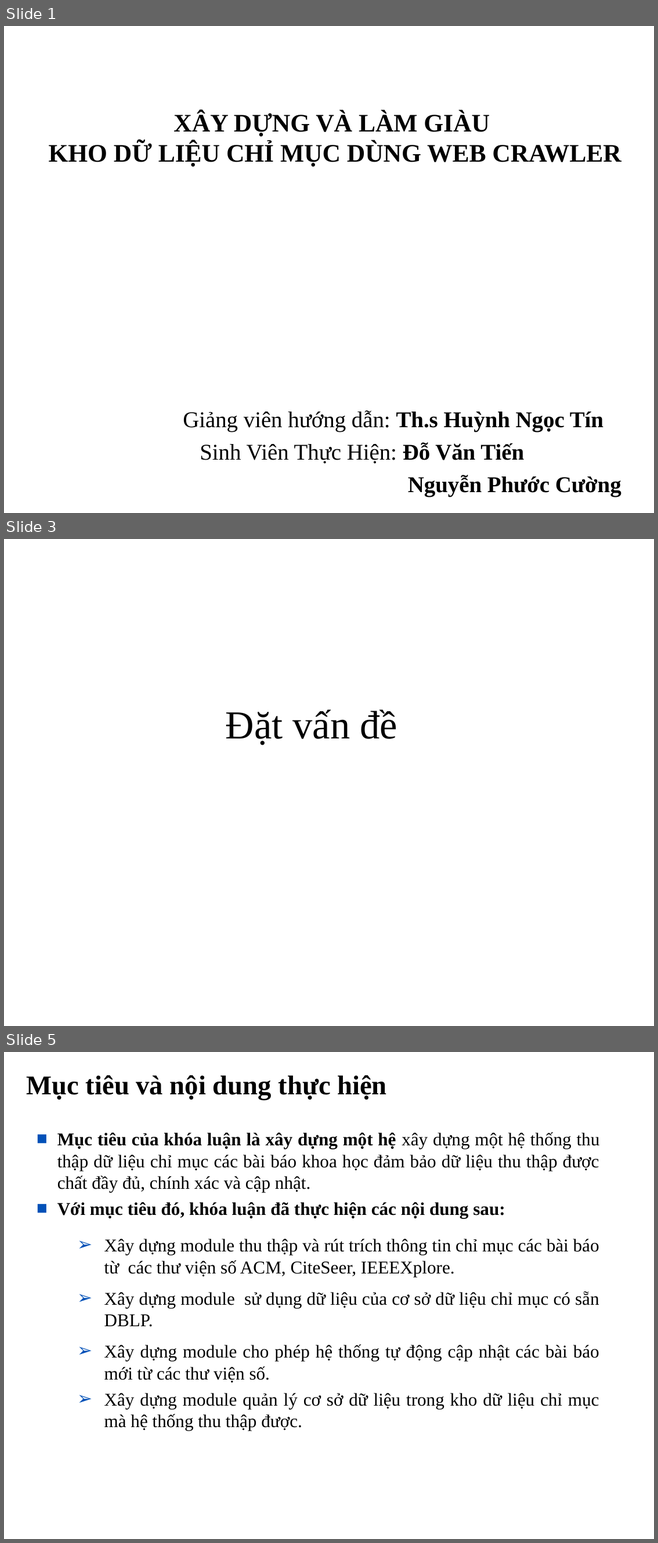
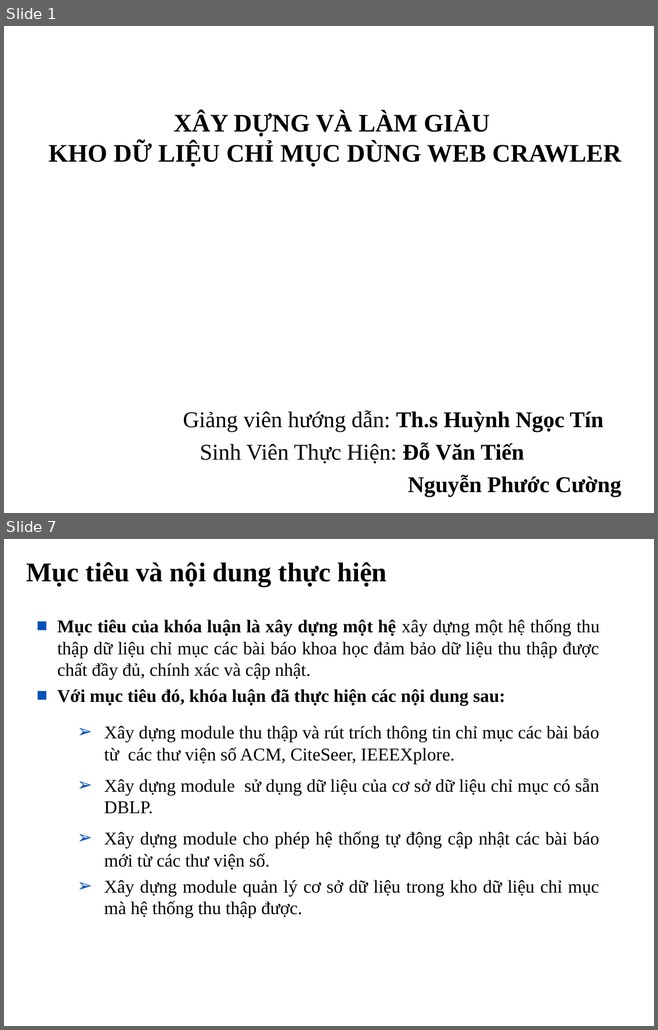
Before and after one commit to tiendv/detaitotnghiep, a slide deck: Report/Bao cao khoa luan/Trinh bay bao cao.ppt. Shown one above the other, each under a label of ours: slides 1, 3 and 5 before the commit, slides 1 and 7 after it; the slides between them are not shown. The pictures are 658x1543 and 658x1030 pixels, drawn with LibreOffice and Linux fonts; fonts in the diff are those of the drawing; background and template pictures are left out. Boxes give left, top, right and bottom in pixels: in the first picture for what was removed or moved away, otherwise in the second. Text is boxed around its words. In the diff, an @@ line names an element or a change of style, - is before the commit and + after.

```diff
--- a/Report/Bao cao khoa luan/Trinh bay bao cao.ppt
+++ b/Report/Bao cao khoa luan/Trinh bay bao cao.ppt
@@ slide 3 removed at <box>4,539,654,1026</box>, background #FFFFFF @@
@@ text removed at <box>226,710,397,745</box> @@
-Đặt vấn đề
@@ what was slide 5 is now slide 7 @@
```
Also in this commit, not shown: 3 slides changed, 4 slides added, 4 other slides removed.
